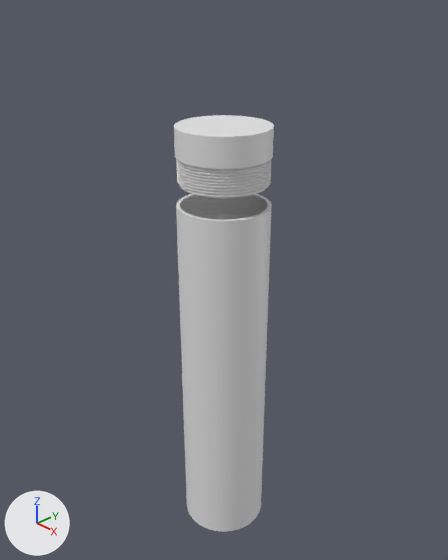
What one commit did to the Blender file Enclosure/bdg4-01-230x50x2x8.blend.
Both versions are drawn from a 50 mm camera at (0.226, -0.213, 0.212) aimed at (-0.005, 0.005, 0.057). Lighting does not change. The marker at lower left points along +X, +Y and +Z.
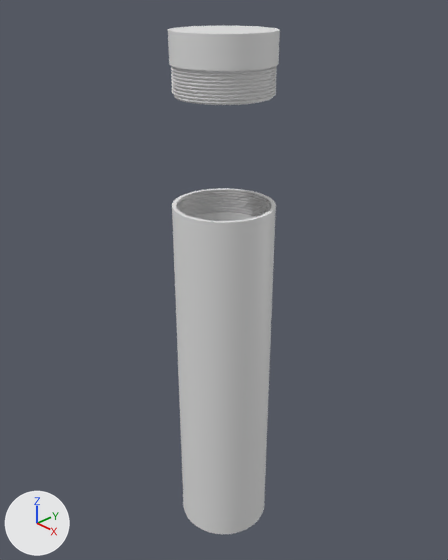
Commit message: Adjusted body size to fit cap thread

Pixel boxes [x1, y1, x2, y2] of what changed, in the pictures (448 x 560 px):
'Cylinder', rescaled (8% wider)
    before: [176, 194, 272, 532]
    after: [172, 188, 276, 534]
'Cylinder.001', moved, rescaled (12% wider)
    before: [174, 115, 274, 198]
    after: [168, 26, 280, 105]

Patch to the scene script:
```diff
--- a/Enclosure/bdg4-01-230x50x2x8.blend.py
+++ b/Enclosure/bdg4-01-230x50x2x8.blend.py
@@ ob_cylinder @@
 ob_cylinder.location = (0.0, 0.0, 0.0)
-ob_cylinder.scale = (1.04, 1.04, 7.0)
+ob_cylinder.scale = (1.13, 1.13, 7.0)
@@ ob_cylinder_001 @@
 ob_cylinder_001 = bpy.data.objects.new('Cylinder.001', me_cylinder_014)
-ob_cylinder_001.location = (0.0, 0.0, 0.1311)
-ob_cylinder_001.scale = (0.995, 0.995, 1.0)
+ob_cylinder_001.location = (0.0, 0.0, 0.1752)
+ob_cylinder_001.scale = (1.04, 1.04, 1.0)
```
